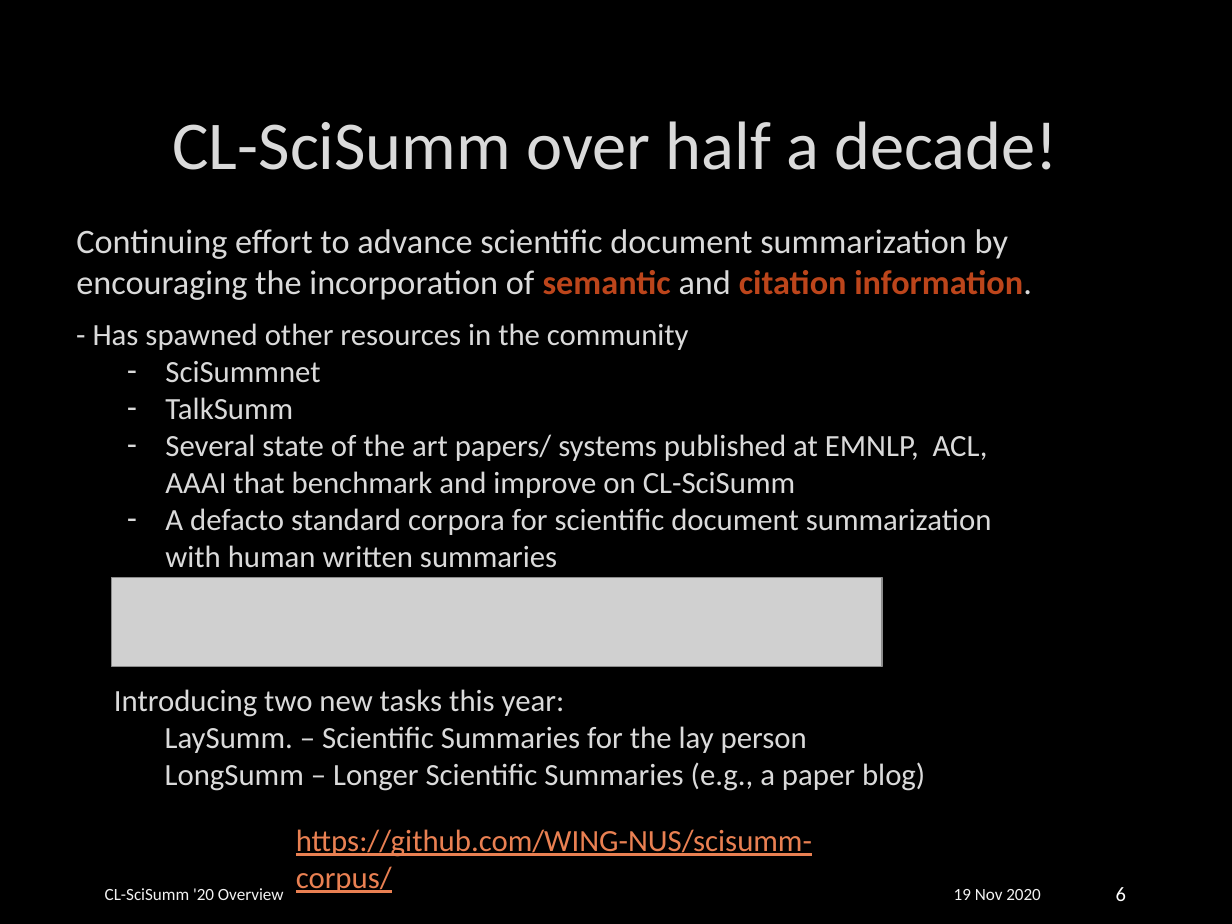
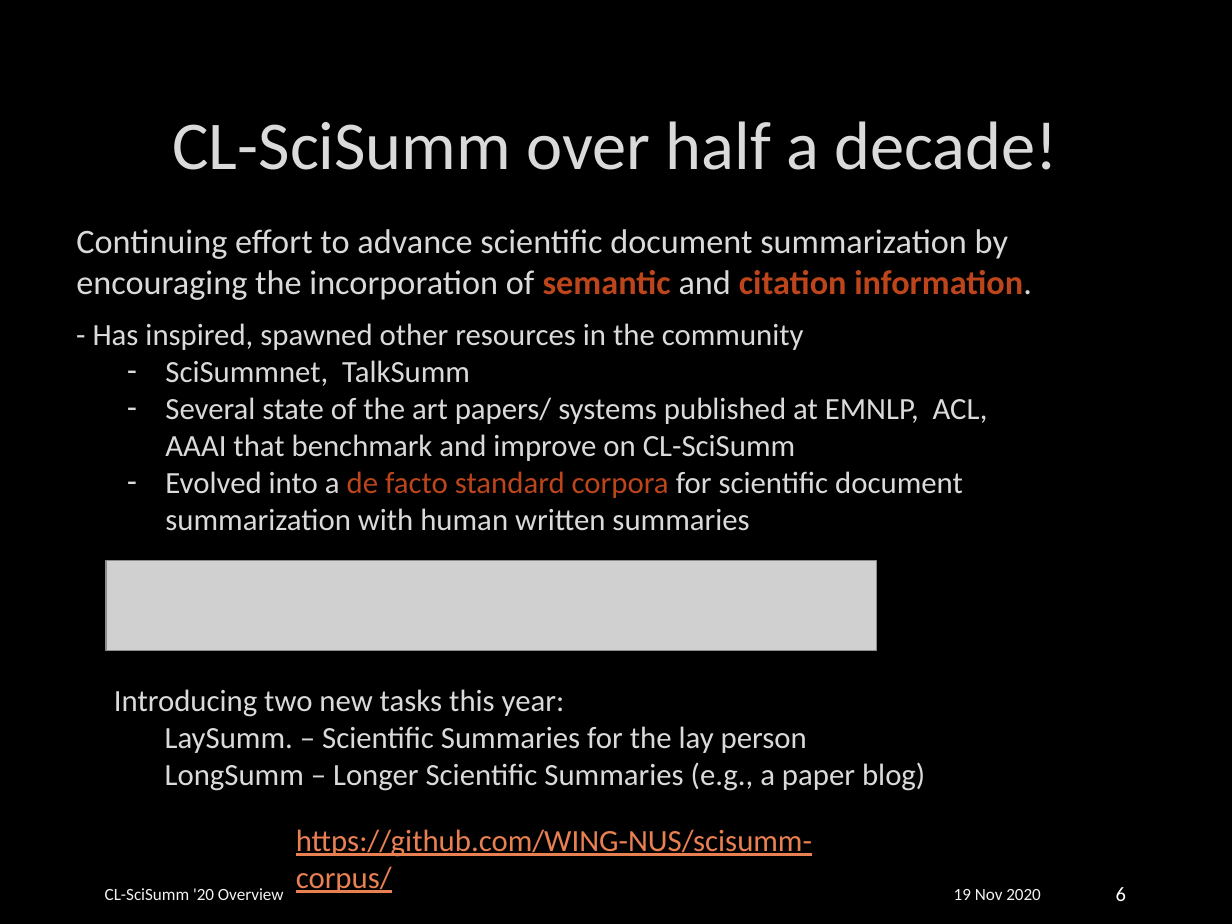
Before and after one commit to WING-NUS/scisumm-corpus, a slide deck: slide 6 of publications/CL-SciSumm2020/CL-SciSumm2020_slidedeck.pptx. Drawn at 1232x924 pixels with LibreOffice and Linux fonts; fonts in the diff are those of the drawing; grey boxes stand for pictures; background and template pictures are left out. Boxes give left, top, right and bottom in pixels: in the first picture for what was removed or moved away, otherwise in the second. Text is boxed around its words. In the diff, an @@ line names an element or a change of style, - is before the commit and + after.

```diff
--- a/publications/CL-SciSumm2020/CL-SciSumm2020_slidedeck.pptx
+++ b/publications/CL-SciSumm2020/CL-SciSumm2020_slidedeck.pptx
@@ text at (x1=93, y1=323, x2=804, y2=386): text changed @@
-- Has spawned other resources in the community
-  – SciSummnet
-  – TalkSumm
+- Has inspired, spawned other resources in the community
+  – SciSummnet, TalkSumm
@@ text at (x1=165, y1=471, x2=963, y2=531): text changed @@
-  – A defacto standard corpora for scientific document summarization with human written summaries
+  – Evolved into a de facto standard corpora for scientific document summarization with human written summaries
@@ picture moved from (x1=112, y1=578, x2=882, y2=668) to (x1=106, y1=561, x2=876, y2=650) @@
```
Also in this commit, not shown: 16 other slides changed, 6 slides added.
